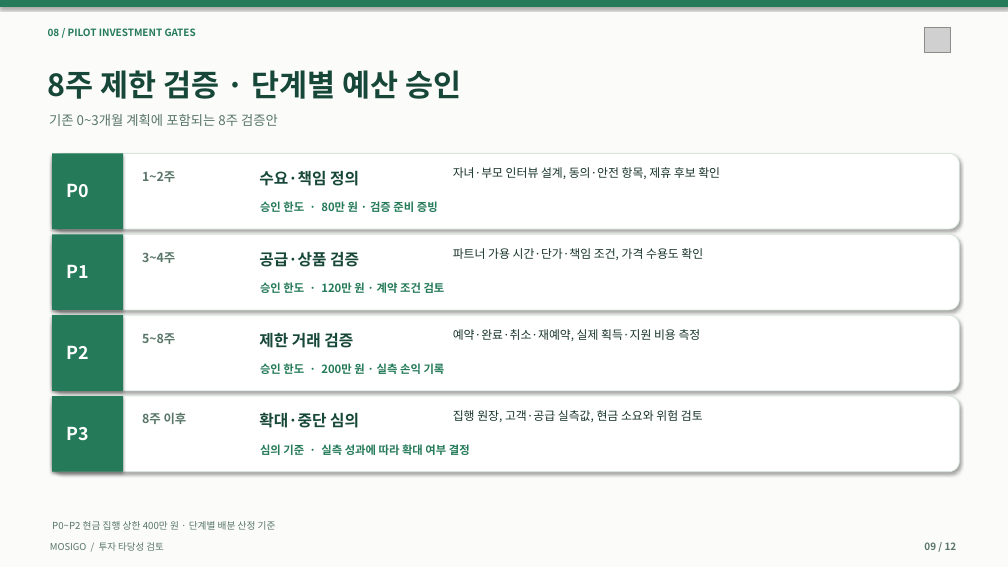
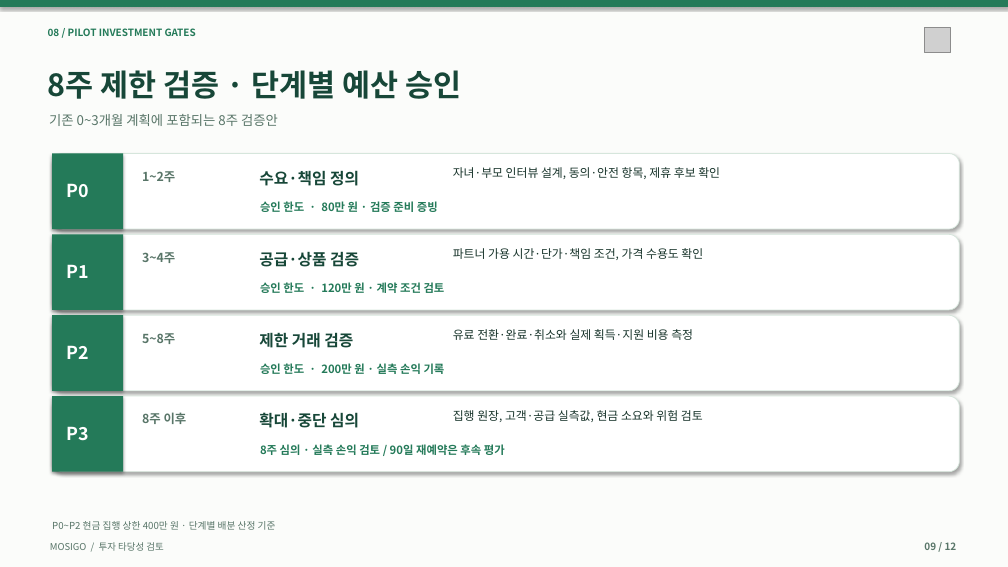
Before and after one commit to dohyunkimmm/mosigo-case-study, a slide deck: slide 9 of downloads/MOSIGO_IR_Investment_Review_12slides.pptx. Drawn at 1008x567 pixels with LibreOffice and Linux fonts; fonts in the diff are those of the drawing; grey boxes stand for pictures. Boxes give left, top, right and bottom in pixels: in the first picture for what was removed or moved away, otherwise in the second. Text is boxed around its words. In the diff, an @@ line names an element or a change of style, - is before the commit and + after.

```diff
--- a/downloads/MOSIGO_IR_Investment_Review_12slides.pptx
+++ b/downloads/MOSIGO_IR_Investment_Review_12slides.pptx
@@ text at bbox=[453, 329, 693, 340]: text changed @@
-예약·완료·취소·재예약, 실제 획득·지원 비용 측정
+유료 전환·완료·취소와 실제 획득·지원 비용 측정
@@ text at bbox=[260, 444, 505, 455]: text changed @@
-심의 기준 · 실측 성과에 따라 확대 여부 결정
+8주 심의 · 실측 손익 검토 / 90일 재예약은 후속 평가
```
Also in this commit, not shown: 2 other slides changed, 25 other files.
